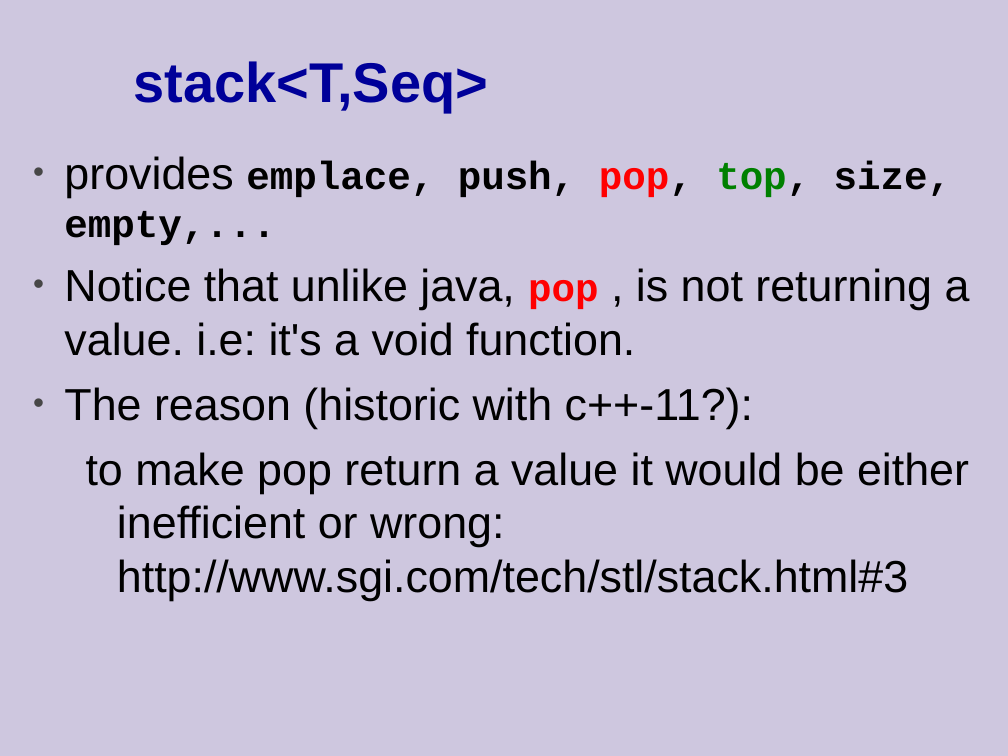
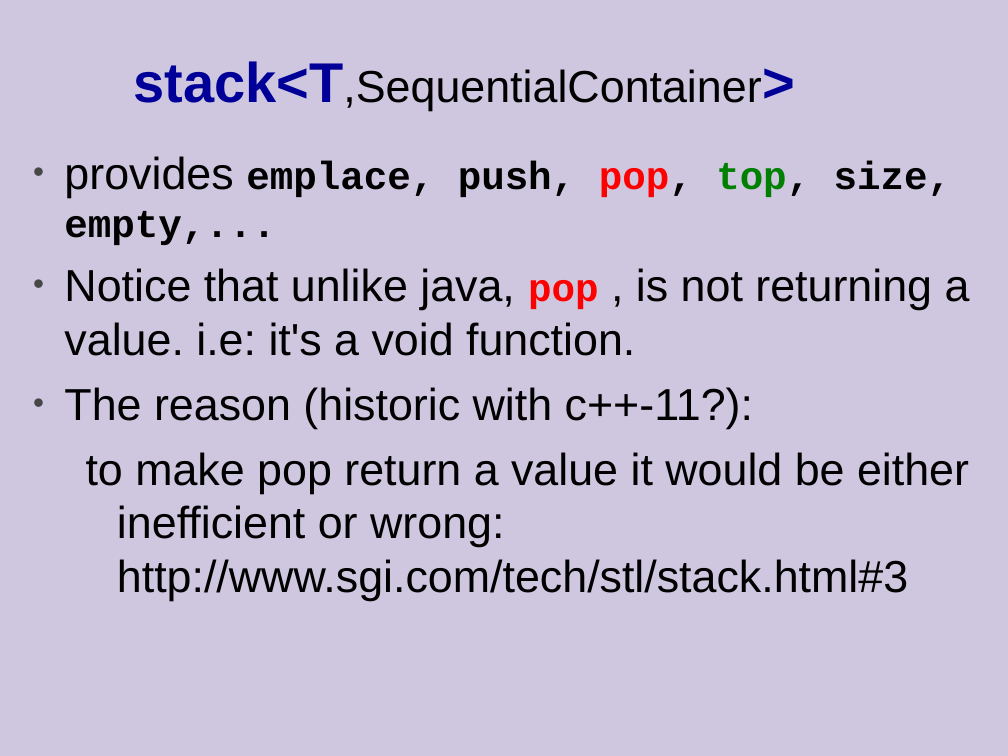
Before and after one commit to cpp-at-ariel/cpp-5778, a slide deck: slide 90 of week10-stl/slides-1-stl.odp. Drawn at 1008x756 pixels with LibreOffice and Linux fonts; fonts in the diff are those of the drawing. Boxes give left, top, right and bottom in pixels: in the first picture for what was removed or moved away, otherwise in the second. Text is boxed around its words. In the diff, an @@ line names an element or a change of style, - is before the commit and + after.

```diff
--- a/week10-stl/slides-1-stl.odp
+++ b/week10-stl/slides-1-stl.odp
@@ title at box(133, 61, 761, 111): text changed; size 40 to 32 pt; text colour #000099 to #000000; bold off @@
-stack<T,Seq>
+stack<T,SequentialContainer>
```
Also in this commit, not shown: 2 other slides changed, 8 slides added, 12 other files.
